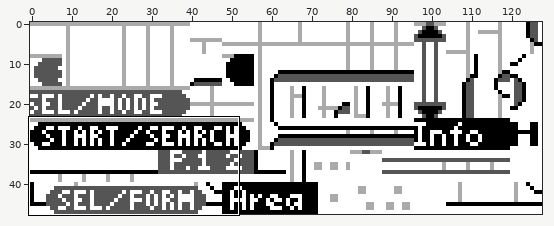
Sprite sheet: gfx/pokedex/pokedex.png. The first picture is a wide view before the edit; the outline marks the close-up.
Close-up. Earlier state:
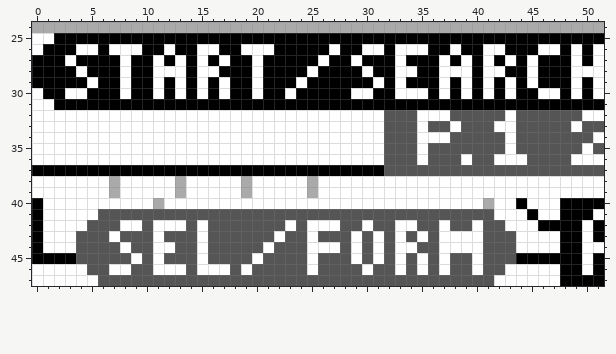
The file is 128x48 pixels. Shown: x 0..51, y 24..47.
Now the later version:
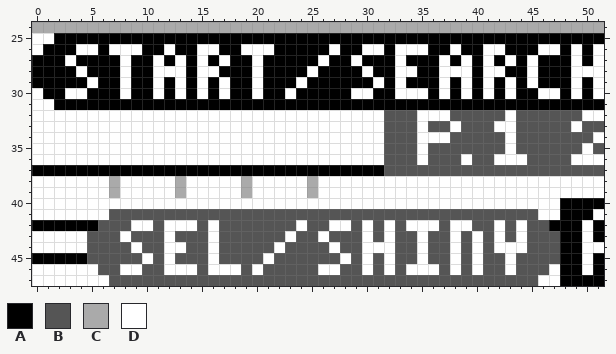
Palette (. is transparent): A #000000  B #555555  C #aaaaaa  D #ffffff
The edit:
y 40: x 0 A -> D; x 11 C -> D; x 41 C -> D; x 44 A -> D
y 41: x 0 A -> D; x 6 B -> D; x 42..45 DDDA -> BBBB
y 42: x 1..5 DDDDB -> AAAAA; x 8 D -> B; x 10..11 BD -> DB; x 14..16 BDB -> DBD; x 23..26 DBDD -> BDBB; x 28 B -> D; x 32..33 BD -> DB; x 35..40 BBDBBD -> DDBDDB; x 42..43 BD -> DB; x 45..46 DA -> BB
y 43: x 0 A -> D; x 4 B -> D; x 7..8 DB -> BD; x 11..12 DB -> BD; x 15..16 DB -> BD; x 22..23 DB -> BD; x 25..26 DB -> BD; x 29..33 DBDBD -> BDBDB; x 37 D -> B; x 39 D -> B; x 42 B -> D; x 45..47 DDD -> BBB
y 44: x 0 A -> D; x 4 B -> D; x 8..9 DB -> BD; x 11 D -> B; x 13 B -> D; x 15..16 DB -> BD; x 21..22 DB -> BD; x 25..26 DD -> BB; x 29..30 DB -> BD; x 32..35 BDDB -> DBBD; x 37 D -> B; x 39 D -> B; x 42..43 BB -> DD; x 45..47 DDD -> BBB
y 45: x 4 B -> A; x 9..12 DBDB -> BDBD; x 15..16 DB -> BD; x 20..21 DB -> BD; x 25 D -> B; x 28..33 BDBDBD -> DBDBDB; x 37..38 DB -> BD; x 43..47 BAAAA -> DBBBB
y 46: x 5 B -> D; x 7 D -> B; x 9 B -> D; x 11 D -> B; x 14..15 BD -> DB; x 18..20 BDB -> DBD; x 25..27 DBB -> BDD; x 32..34 BDB -> DBD; x 36..38 BDB -> DBD; x 44..46 DDD -> BBB
y 47: x 6 B -> D; x 42..45 DDDD -> BBBB
Pixel boxes of the changes (left, top, right, bottom) in both close-ups:
changed: (32, 198, 560, 286)
